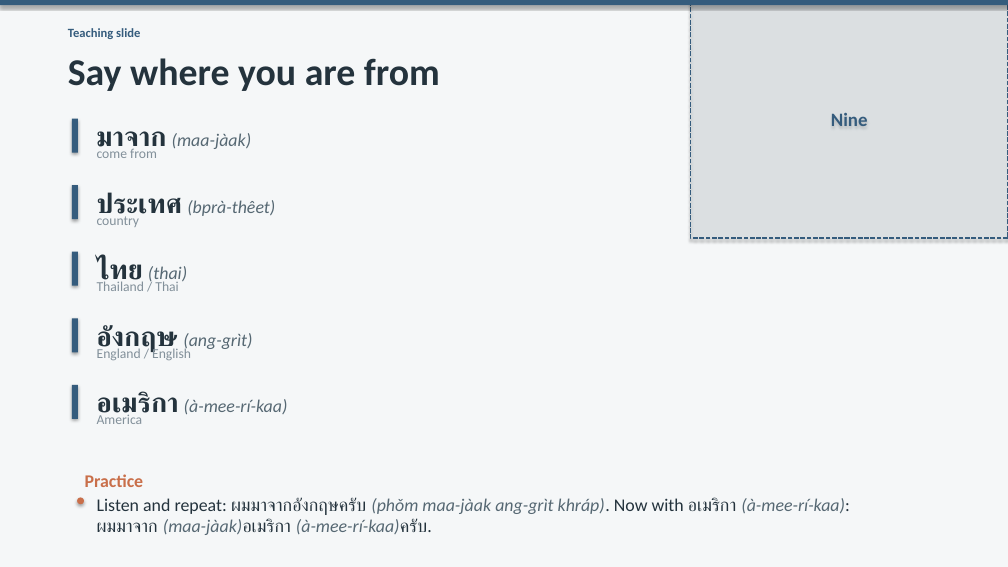
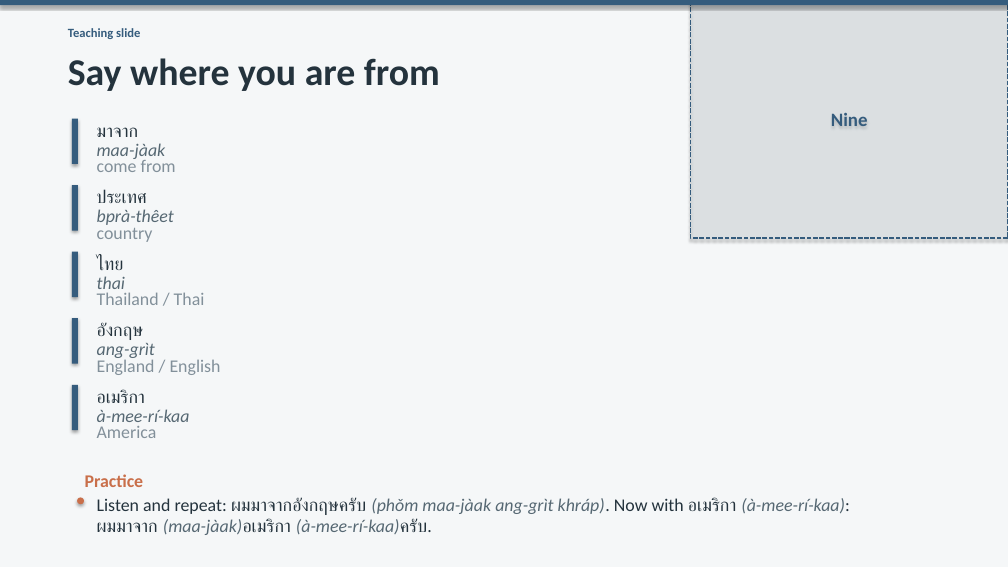
Before and after one commit to OTFTCS/thai-nine, a slide deck: slide 4 of course/modules/M01/L002/M01-L002-canva-deck.pptx. Drawn at 1008x567 pixels with LibreOffice and Linux fonts; fonts in the diff are those of the drawing. Boxes give left, top, right and bottom in pixels: in the first picture for what was removed or moved away, otherwise in the second. Text is boxed around its words. In the diff, an @@ line names an element or a change of style, - is before the commit and + after.

```diff
--- a/course/modules/M01/L002/M01-L002-canva-deck.pptx
+++ b/course/modules/M01/L002/M01-L002-canva-deck.pptx
@@ rectangle: place and size @@
-rectangle at box(72, 119, 78, 153)
+rectangle at box(72, 119, 78, 164)
@@ text at box(97, 143, 166, 161): text changed @@
-มาจาก (maa-jàak)
+maa-jàak
@@ text added at box(97, 127, 138, 137), 17 pt, text #24333D @@
+มาจาก
@@ rectangle: place and size @@
-rectangle at box(72, 185, 78, 219)
+rectangle at box(72, 185, 78, 231)
@@ text at box(97, 209, 174, 225): text changed @@
-ประเทศ (bprà-thêet)
+bprà-thêet
@@ text added at box(97, 190, 147, 203), 17 pt, text #24333D @@
+ประเทศ
@@ rectangle: place and size @@
-rectangle at box(72, 252, 78, 286)
+rectangle at box(72, 252, 78, 297)
@@ text at box(97, 256, 124, 270): text changed; text colour #566873 to #24333D; italic off @@
-ไทย (thai)
+ไทย
@@ text added at box(97, 276, 125, 294), 17 pt, text #566873, italic @@
+thai
@@ rectangle: place and size @@
-rectangle at box(72, 318, 78, 352)
+rectangle at box(72, 318, 78, 364)
@@ text at box(97, 323, 144, 340): text changed; text colour #566873 to #24333D; italic off @@
-อังกฤษ (ang-grìt)
+อังกฤษ
@@ text added at box(97, 343, 155, 361), 17 pt, text #566873, italic @@
+ang-grìt
@@ rectangle: place and size @@
-rectangle at box(72, 385, 78, 419)
+rectangle at box(72, 385, 78, 430)
@@ text added at box(97, 389, 145, 403), 17 pt, text #24333D @@
+อเมริกา
@@ 5 texts: place and size @@
-5 texts at box(97, 149, 191, 424)
+5 texts at box(97, 158, 221, 438)
@@ size 13 to 17 pt in 5 elements at box(97, 158, 176, 172), box(97, 224, 153, 242), box(97, 292, 205, 305), box(97, 357, 221, 375), box(97, 426, 157, 438) @@
@@ text at box(97, 409, 190, 427): text changed @@
-อเมริกา (à-mee-rí-kaa)
+à-mee-rí-kaa
```
Also in this commit, not shown: 4 other slides changed, 3 other files.
